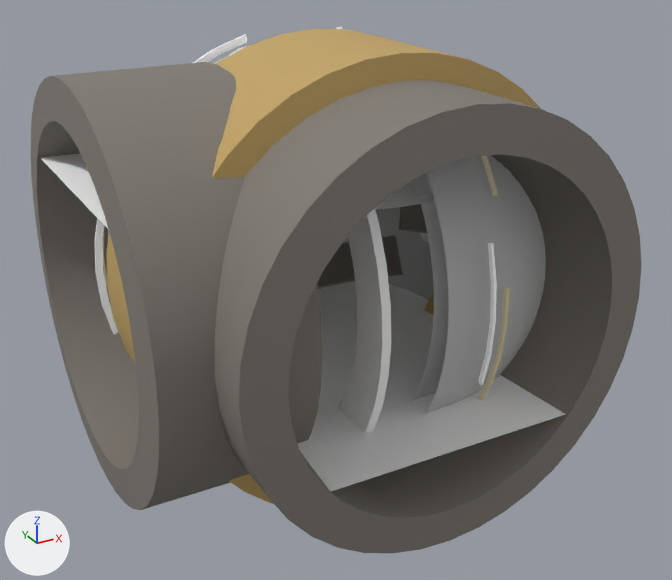
Before and after pictures for a commit that changed the FBX model Assets/Models/Cockpit.fbx.
Rendered twice from a 50 mm lens placed at (-2.88, -6.4, 1.55), pointed at (0.55, -0.17, -1.56). Every picture has the same lights, and +X, +Y and +Z are marked at lower left. Where no turn or scale is listed for an object, it has been applied to the vertices.
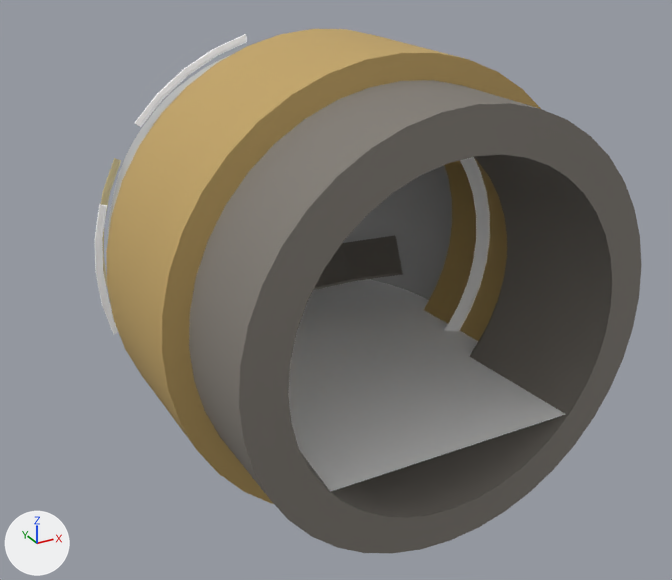
Where the change shows, as pixel boxes [x1, y1, x2, y2] in the pictures (672 x 580 px):
'pTorus2.001', deleted: before [31, 62, 323, 510]
'pSphere2.001', deleted: before [426, 155, 546, 414]
'pTorus3.001', deleted: before [230, 45, 391, 433]
'pSphere1.001', deleted: before [343, 173, 449, 401]
'pCylinder1.001', deleted: before [41, 153, 435, 230]
'pTorus12.001', deleted (yellow): before [478, 156, 510, 401]
'pTorus11.001', deleted: before [336, 27, 497, 385]
'pCube5.001', deleted: before [399, 204, 427, 233]
'pTorus1', unchanged, uncovered by the edit: [106, 29, 541, 504] in both
'pSphere1', unchanged, uncovered by the edit: before [376, 207, 434, 300]; after [343, 165, 452, 300]
'pTorus3', unchanged, uncovered by the edit: after [444, 157, 490, 331]

The change, as a diff of the scene's bpy script:
```diff
--- a/Assets/Models/Cockpit.fbx.py
+++ b/Assets/Models/Cockpit.fbx.py
@@ ob_pcube5_001 @@
-ob_pcube5_001 = bpy.data.objects.new('pCube5.001', me_mesh_022)
-ob_pcube5_001.location = (1.375, 0.0, -0.823)
@@ ob_ptorus12_001 @@
-ob_ptorus12_001 = bpy.data.objects.new('pTorus12.001', me_mesh_016)
-ob_ptorus12_001.location = (1.084, 0.0, -1.262)
@@ ob_psphere2_001 @@
-ob_psphere2_001 = bpy.data.objects.new('pSphere2.001', me_mesh_014)
-ob_psphere2_001.location = (1.557, 0.0, -1.262)
@@ ob_ptorus2_001 @@
-ob_ptorus2_001 = bpy.data.objects.new('pTorus2.001', me_mesh_013)
-ob_ptorus2_001.location = (-0.007, -0.03, 0.113)
@@ ob_ptorus11_001 @@
-ob_ptorus11_001 = bpy.data.objects.new('pTorus11.001', me_mesh_015)
-ob_ptorus11_001.location = (0.928, 0.0, -1.262)
@@ ob_psphere1_001 @@
-ob_psphere1_001 = bpy.data.objects.new('pSphere1.001', me_mesh_017)
-ob_psphere1_001.location = (1.456, 0.0, -1.262)
@@ ob_ptorus3_001 @@
-ob_ptorus3_001 = bpy.data.objects.new('pTorus3.001', me_mesh_019)
-ob_ptorus3_001.parent = ob_ptorus13
-ob_ptorus3_001.location = (-50.88, 137.5, 2.974)
@@ ob_group2_001 @@
 ob_group2_001 = bpy.data.objects.new('group2.001', None)
-ob_group2_001.parent = ob_pcylinder1_001
 ob_group2_001.location = (10.15, -1.543, 0.0755)
@@ ob_pcylinder1_001 @@
-ob_pcylinder1_001 = bpy.data.objects.new('pCylinder1.001', me_mesh_020)
-ob_pcylinder1_001.parent = ob_ptorus3_001
-ob_pcylinder1_001.location = (-8.827, 0.116, -3.05)
```
